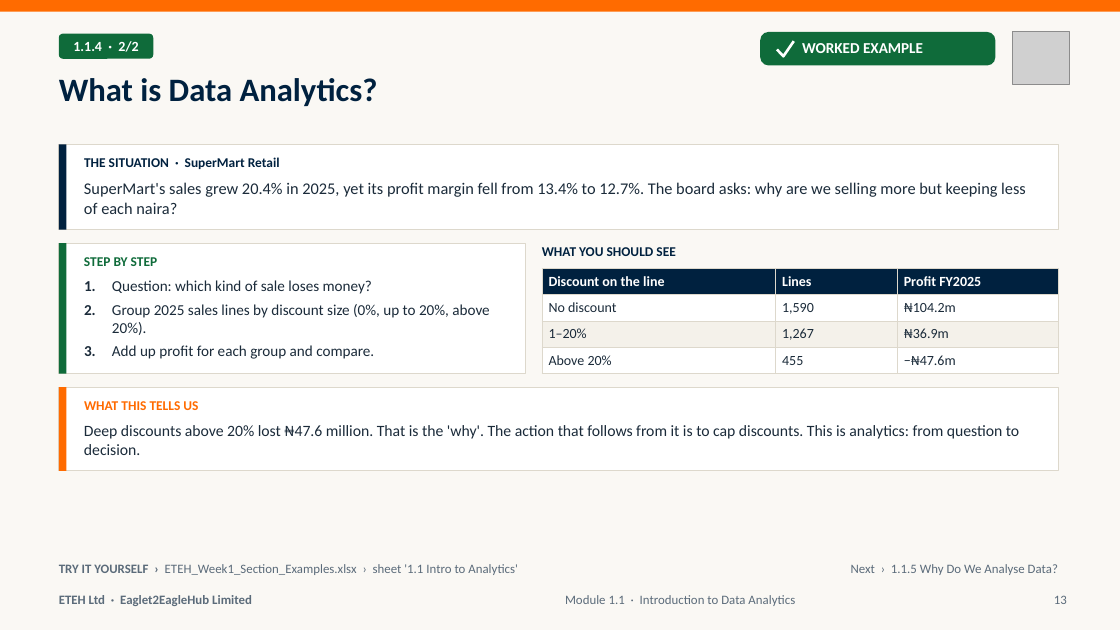
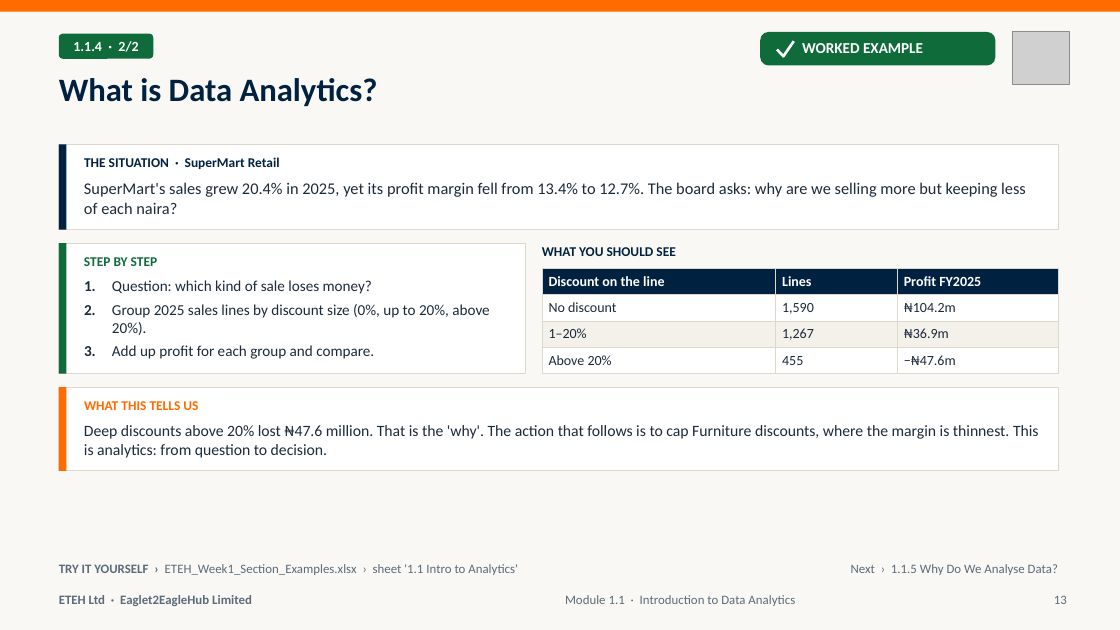
Before and after one commit to MaxiKen/ETEH, a slide deck: slide 13 of ETEH_Bootcamp_Pack/ETEH_Vol1_Week1_Foundations_Slides.pptx. Drawn at 1120x630 pixels with LibreOffice and Linux fonts; fonts in the diff are those of the drawing; grey boxes stand for pictures. Boxes give left, top, right and bottom in pixels: in the first picture for what was removed or moved away, otherwise in the second. Text is boxed around its words. In the diff, an @@ line names an element or a change of style, - is before the commit and + after.

```diff
--- a/ETEH_Bootcamp_Pack/ETEH_Vol1_Week1_Foundations_Slides.pptx
+++ b/ETEH_Bootcamp_Pack/ETEH_Vol1_Week1_Foundations_Slides.pptx
@@ text at (84,425,1039,458): text changed @@
-Deep discounts above 20% lost ₦47.6 million. That is the 'why'. The action that follows from it is to cap discounts. This is analytics: from question to decision.
+Deep discounts above 20% lost ₦47.6 million. That is the 'why'. The action that follows is to cap Furniture discounts, where the margin is thinnest. This is analytics: from question to decision.
```
Also in this commit, not shown: 4 other slides changed, 30 other files.
